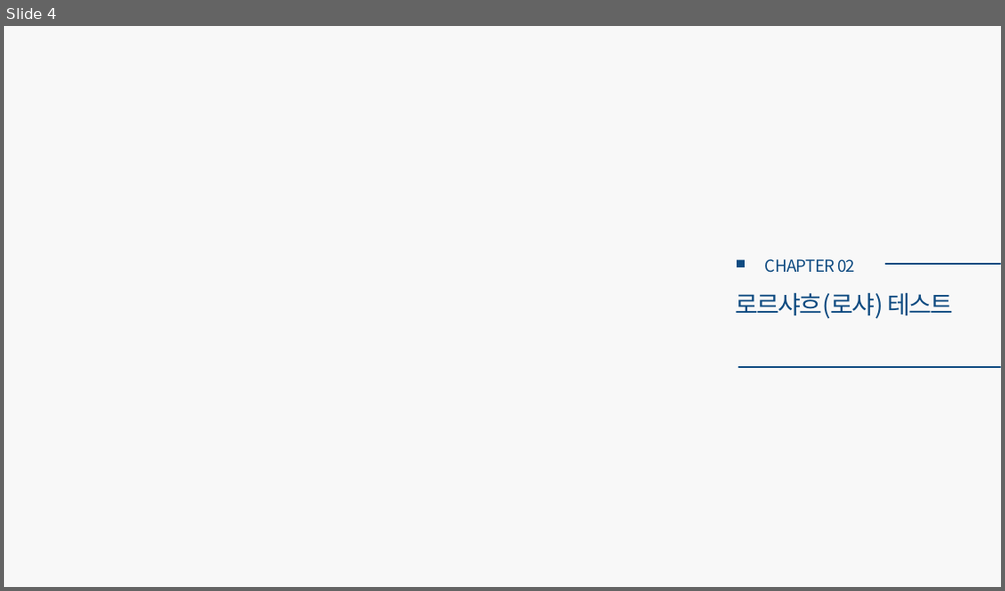
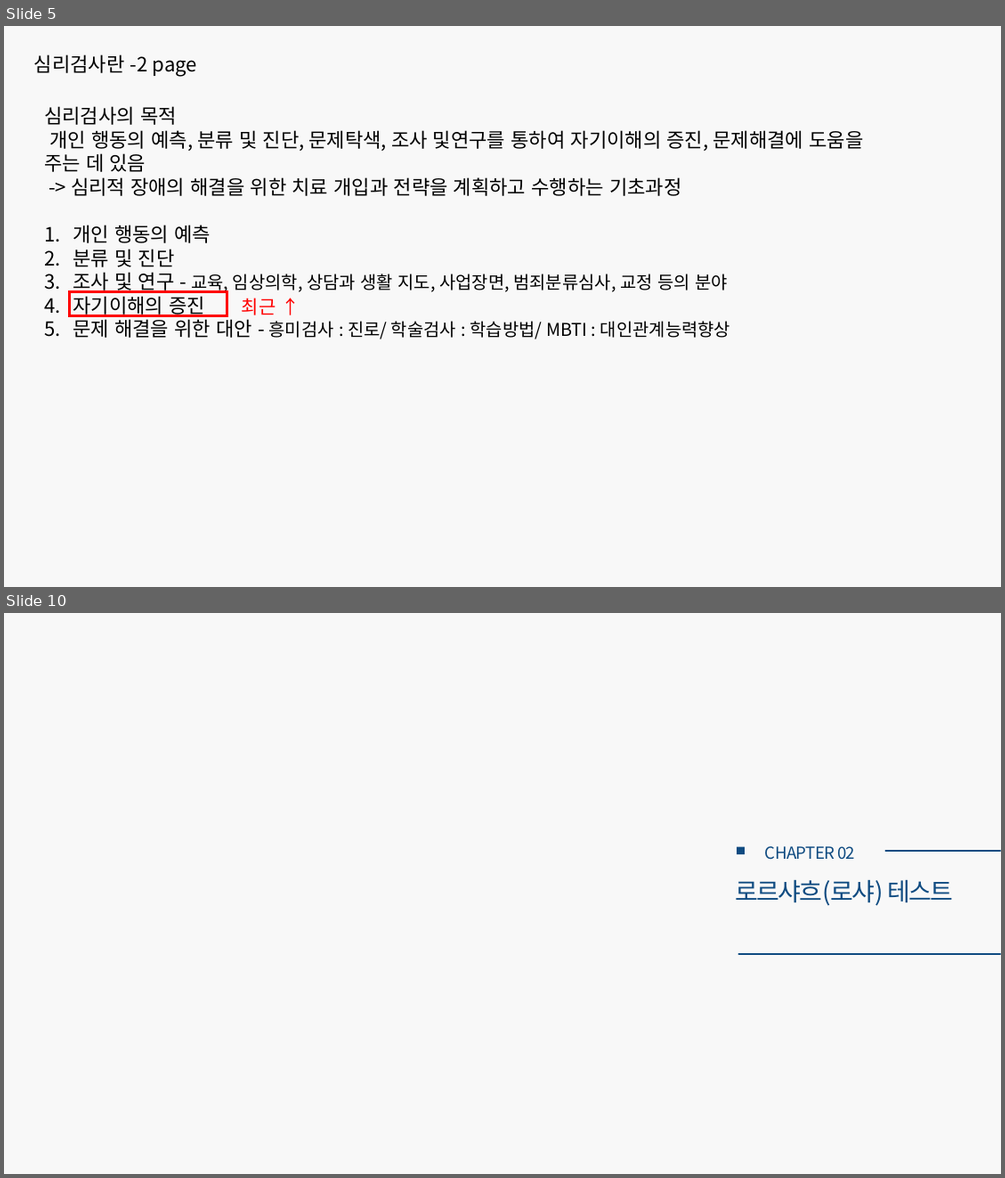
Before and after one commit to CUTE-MOONDO/growing-flowers, a slide deck: 로샤논문.pptx. Shown one above the other, each under a label of ours: slide 4 before the commit, slides 5 and 10 after it; the slides between them are not shown. The pictures are 1005x591 and 1005x1178 pixels, drawn with LibreOffice and Linux fonts; fonts in the diff are those of the drawing. Boxes give left, top, right and bottom in pixels: in the first picture for what was removed or moved away, otherwise in the second. Text is boxed around its words. In the diff, an @@ line names an element or a change of style, - is before the commit and + after.

```diff
--- a/로샤논문.pptx
+++ b/로샤논문.pptx
@@ slide 5 added at [4,26,1001,587], background #F8F8F8 @@
@@ text added at [34,54,197,77], 19 pt, text #000000 @@
+심리검사란 -2 page
@@ text added at [44,106,863,339], 19 pt, text #000000 @@
+심리검사의 목적
+개인 행동의 예측, 분류 및 진단, 문제탁색, 조사 및연구를 통하여 자기이해의 증진, 문제해결에 도움을 주는 데 있음
+-> 심리적 장애의 해결을 위한 치료 개입과 전략을 계획하고 수행하는 기초과정
+1. 개인 행동의 예측
+2. 분류 및 진단
+3. 조사 및 연구 - 교육, 임상의학, 상담과 생활 지도, 사업장면, 범죄분류심사, 교정 등의 분야
+4. 자기이해의 증진
+5. 문제 해결을 위한 대안 - 흥미검사 : 진로/ 학술검사 : 학습방법/ MBTI : 대인관계능력향상
@@ rectangle added at [70,291,226,315], outline #FF0000 2.25 pt @@
@@ text added at [242,297,276,315], 18 pt, text #FF0000 @@
+최근 ↑
@@ what was slide 4 is now slide 10 @@
```
Also in this commit, not shown: 4 slides changed, 6 other slides added.
